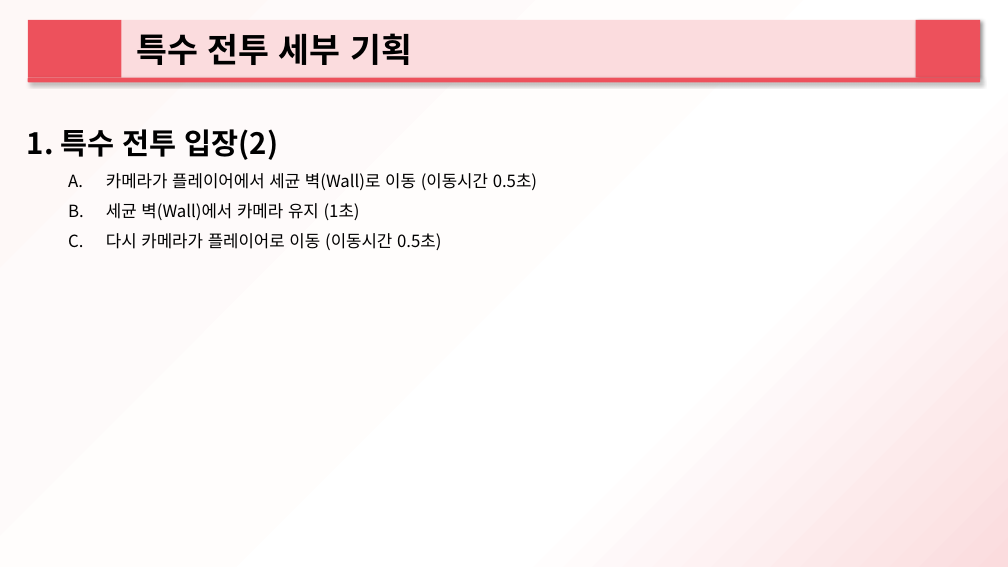
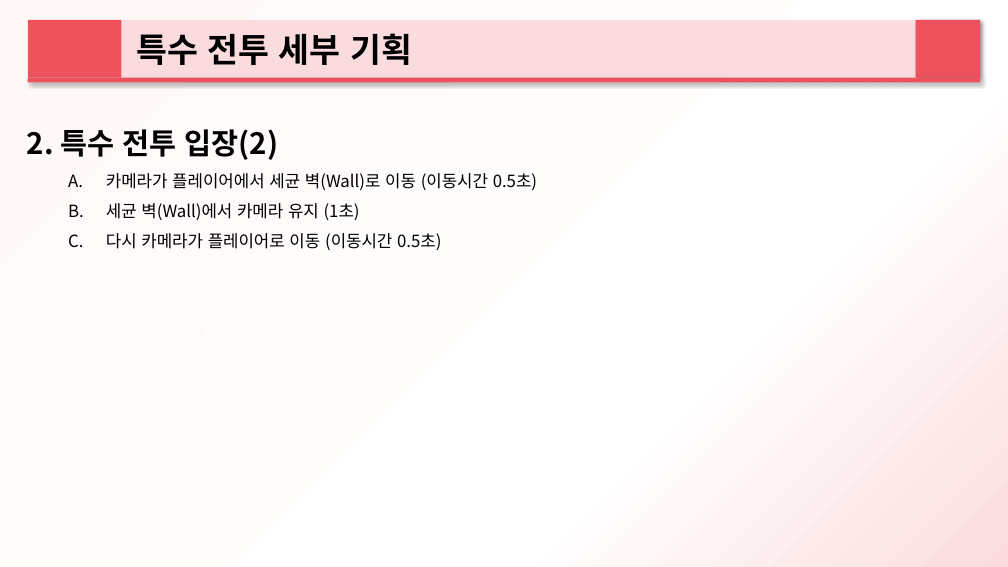
Before and after one commit to 2015184012Bang/KPU_TeamProject, a slide deck: slide 8 of ProjectPlan/팀원들 공유용/하트비트 추가 기획서_설정.pptx. Drawn at 1008x567 pixels with LibreOffice and Linux fonts; fonts in the diff are those of the drawing. Boxes give left, top, right and bottom in pixels: in the first picture for what was removed or moved away, otherwise in the second. Text is boxed around its words. In the diff, an @@ line names an element or a change of style, - is before the commit and + after.

```diff
--- a/ProjectPlan/팀원들 공유용/하트비트 추가 기획서_설정.pptx
+++ b/ProjectPlan/팀원들 공유용/하트비트 추가 기획서_설정.pptx
@@ text at [27, 129, 279, 160]: text changed @@
-1. 특수 전투 입장(2)
+2. 특수 전투 입장(2)
```
Also in this commit, not shown: 3 other slides changed, 8 slides added.
